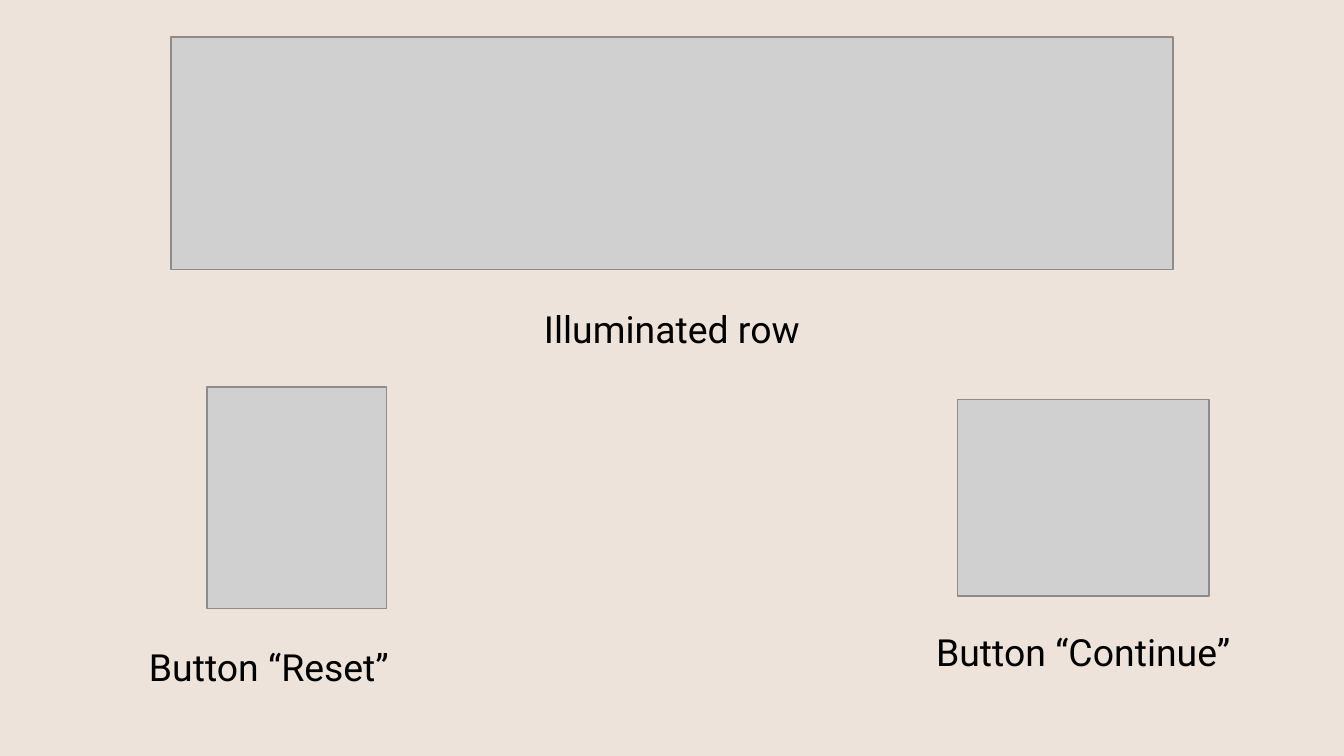
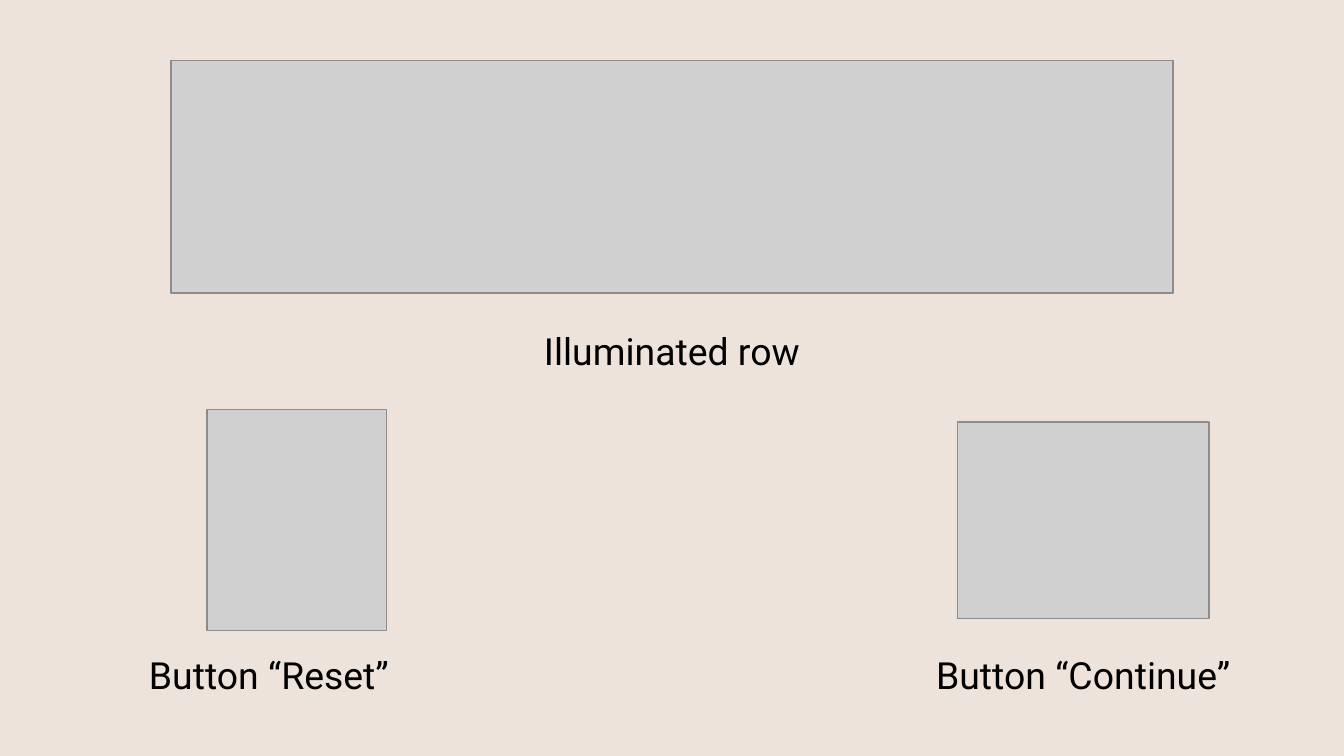
Before and after one commit to Foxtezy/Tic-Tac-Toe-Game, a slide deck: slide 7 of Presentation_ Crosses and Noughts.pptx (slide 9 before the commit). Drawn at 1344x756 pixels with LibreOffice and Linux fonts; fonts in the diff are those of the drawing; grey boxes stand for pictures. Boxes give left, top, right and bottom in pixels: in the first picture for what was removed or moved away, otherwise in the second. Text is boxed around its words. In the diff, an @@ line names an element or a change of style, - is before the commit and + after.

```diff
--- a/Presentation_ Crosses and Noughts.pptx
+++ b/Presentation_ Crosses and Noughts.pptx
@@ picture: place and size @@
-picture at (207,387,386,609)
+picture at (207,410,386,632)
@@ picture: place and size @@
-picture at (957,399,1208,595)
+picture at (957,422,1208,618)
@@ text "Button “Reset”": place and size @@
-text "Button “Reset”" at (149,653,389,682)
+text "Button “Reset”" at (149,661,389,690)
@@ 2 texts, 1 picture: place and size @@
-2 texts, 1 picture at (171,38,1230,667)
+2 texts, 1 picture at (171,60,1230,690)
```
Also in this commit, not shown: 7 other slides changed, 2 slides added, 4 slides removed.
